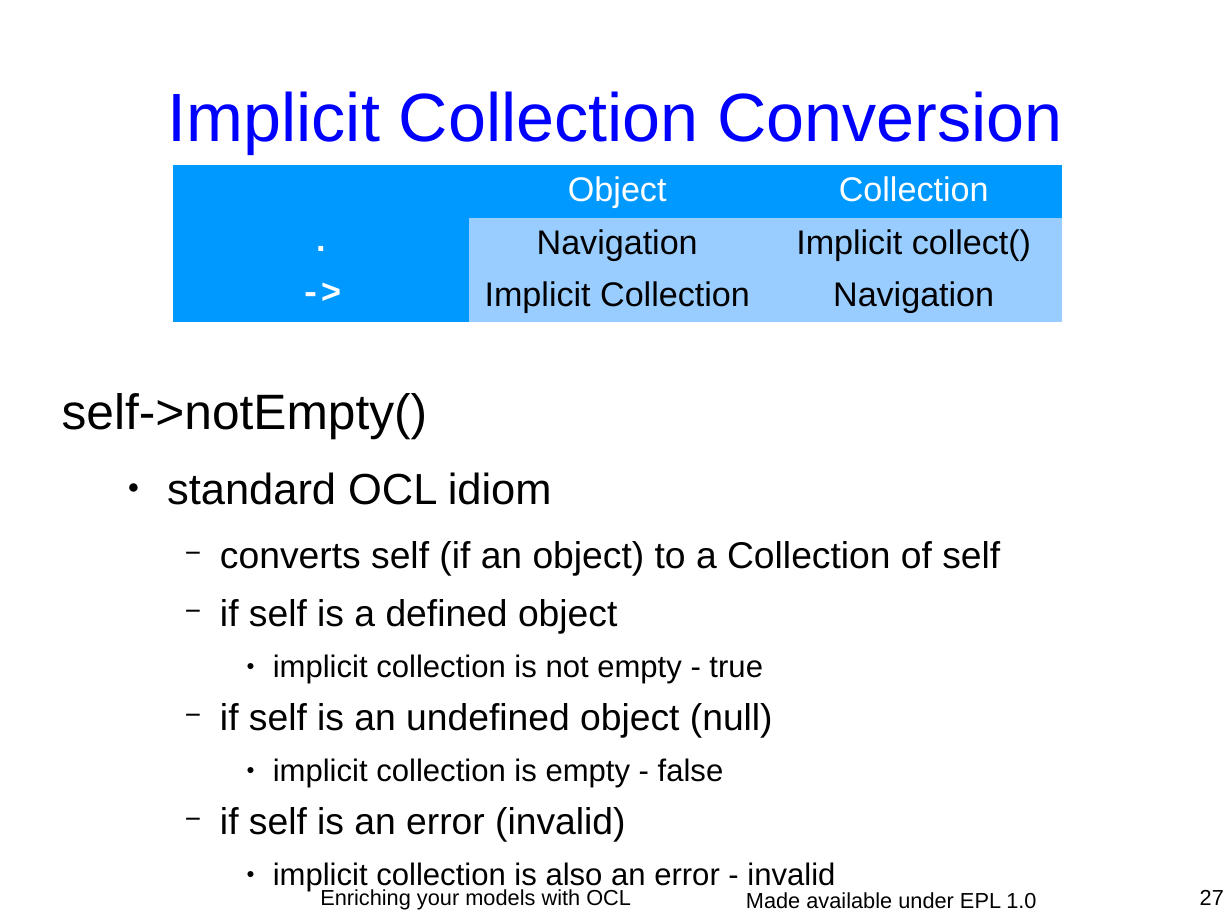
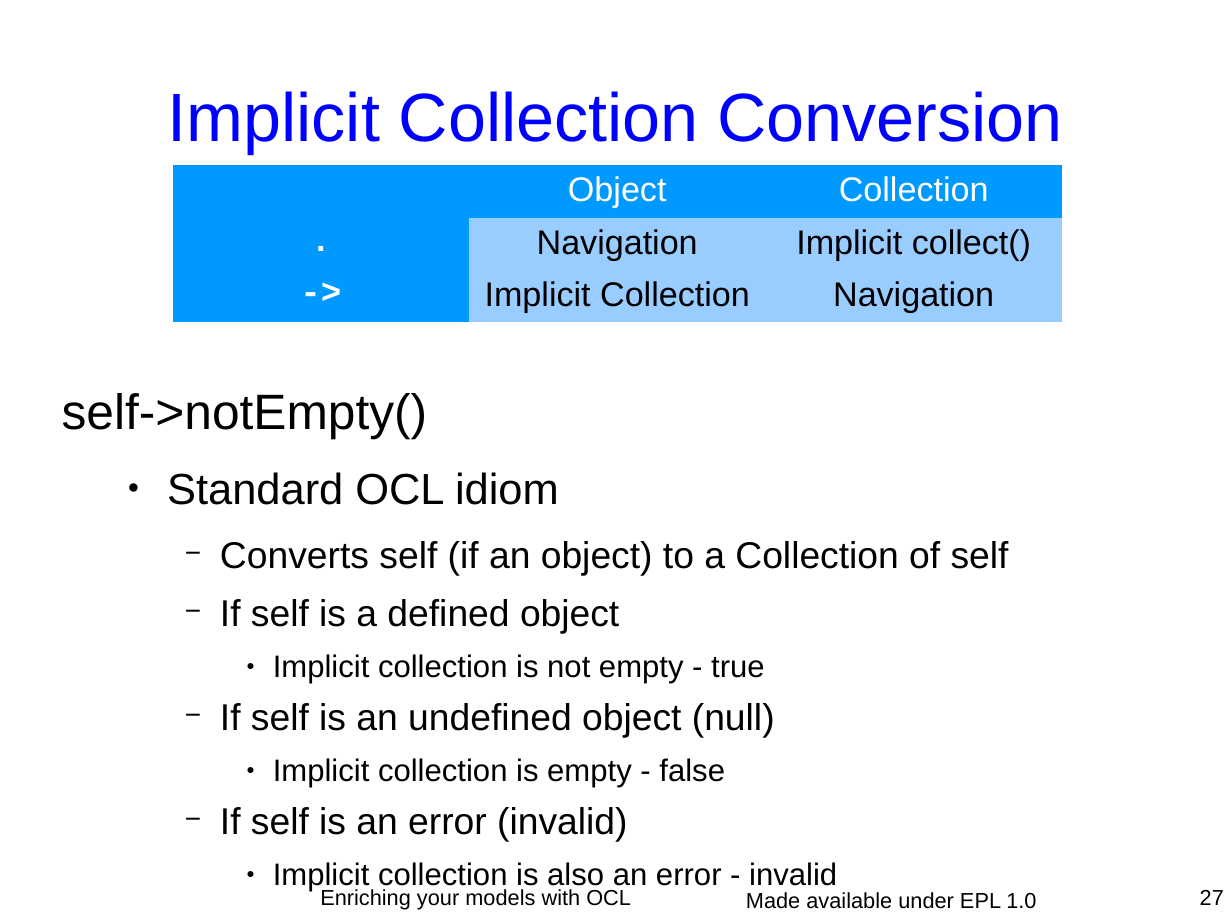
Before and after one commit to eclipse-ocl/ocl-website, a slide deck: slide 27 of ocl/docs/publications/ESE2010LongTalk/EnrichingWithOCL.odp. Drawn at 1232x924 pixels with LibreOffice and Linux fonts; fonts in the diff are those of the drawing. Boxes give left, top, right and bottom in pixels: in the first picture for what was removed or moved away, otherwise in the second. Text is boxed around its words. In the diff, an @@ line names an element or a change of style, - is before the commit and + after.

```diff
--- a/ocl/docs/publications/ESE2010LongTalk/EnrichingWithOCL.odp
+++ b/ocl/docs/publications/ESE2010LongTalk/EnrichingWithOCL.odp
@@ text at [167, 472, 1009, 892]: text changed @@
-  ● standard OCL idiom
-    − converts self (if an object) to a Collection of self
-    − if self is a defined object
-      ● implicit collection is not empty - true
-    − if self is an undefined object (null)
-      ● implicit collection is empty - false
-    − if self is an error (invalid)
-      ● implicit collection is also an error - invalid
+  ● Standard OCL idiom
+    − Converts self (if an object) to a Collection of self
+    − If self is a defined object
+      ● Implicit collection is not empty - true
+    − If self is an undefined object (null)
+      ● Implicit collection is empty - false
+    − If self is an error (invalid)
+      ● Implicit collection is also an error - invalid
```
Also in this commit, not shown: 20 other slides changed.
